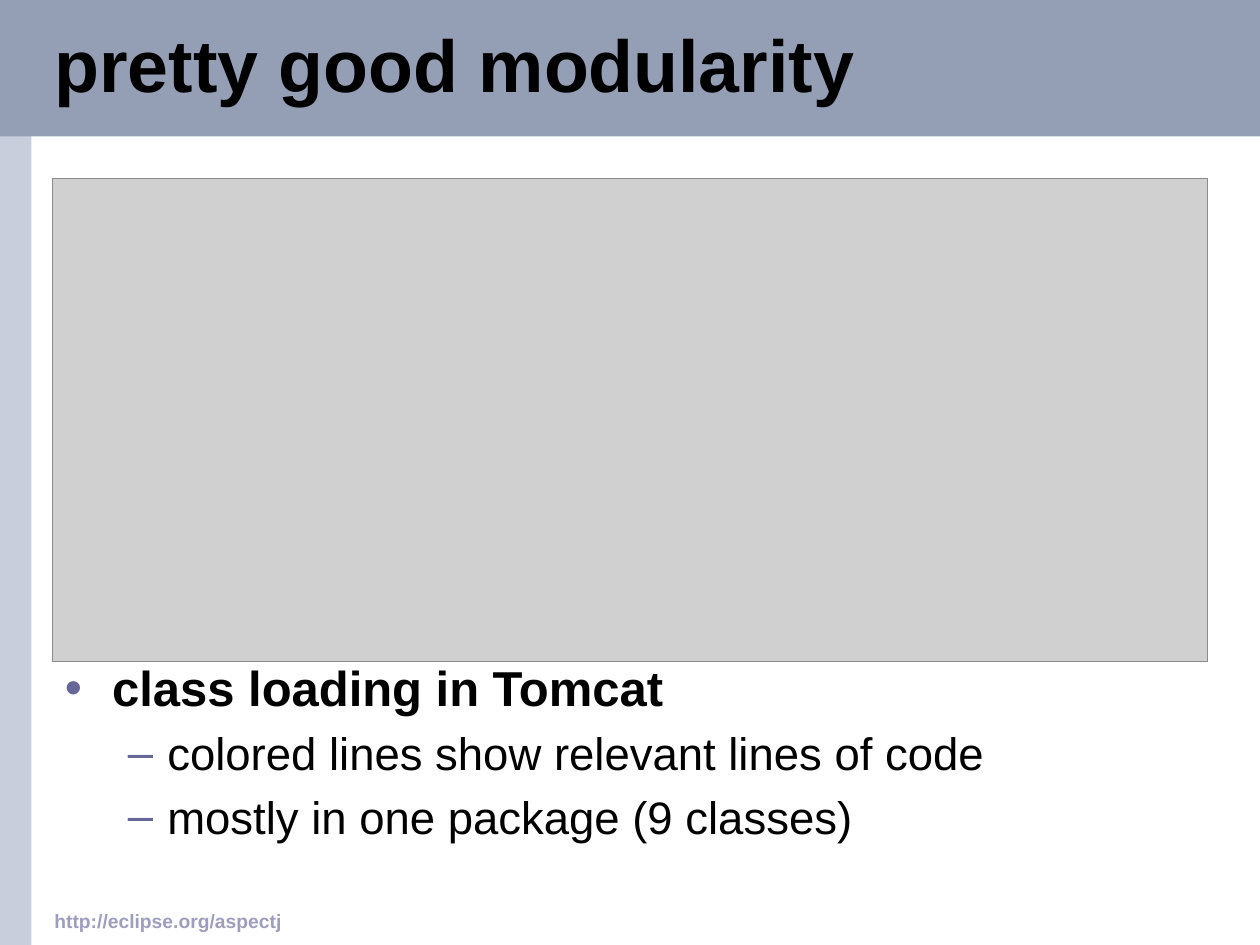
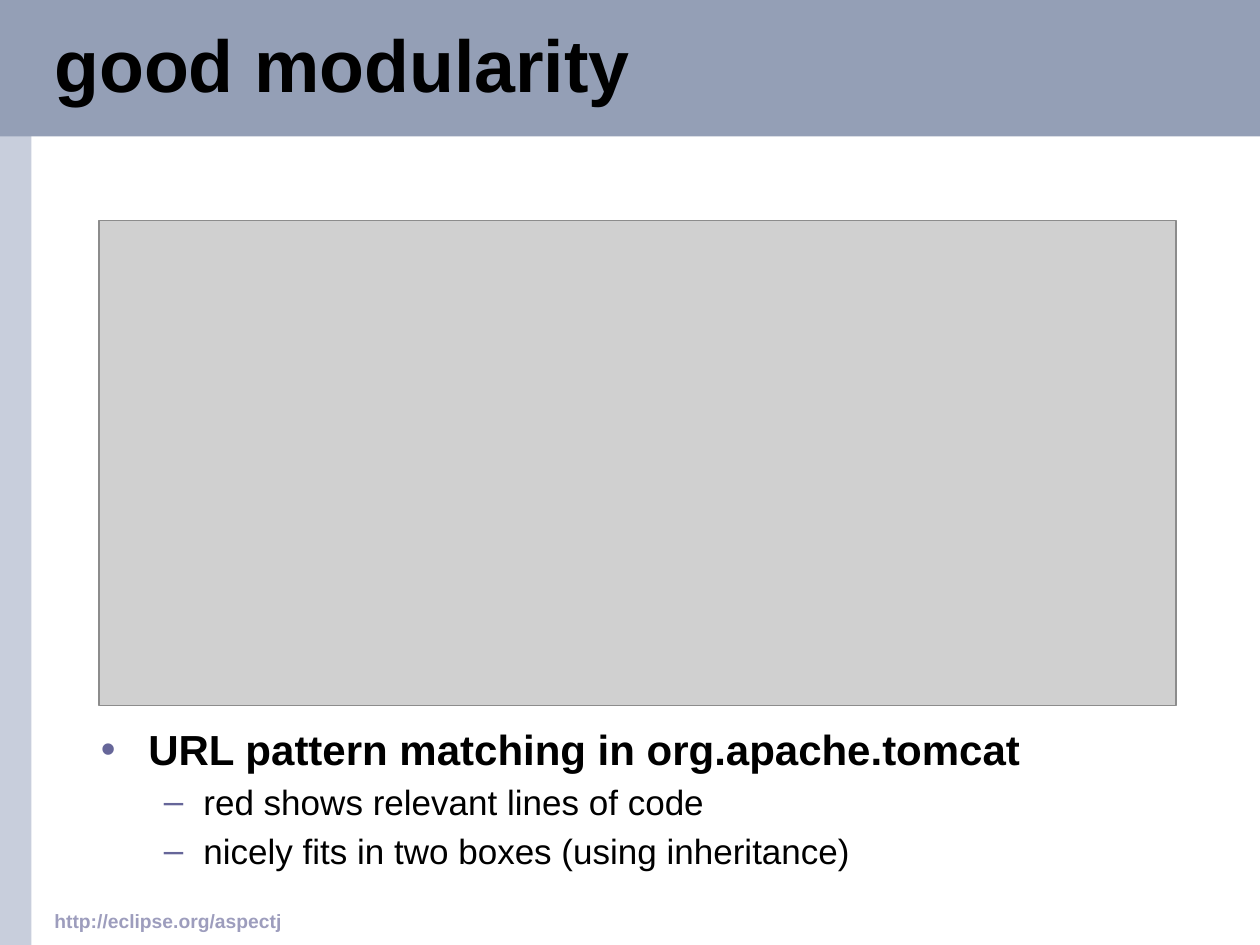
Before and after one commit to eclipse-aspectj/aspectj, a slide deck: slide 3 of docs/teaching/demos/oopsla2003.ppt. Drawn at 1260x945 pixels with LibreOffice and Linux fonts; fonts in the diff are those of the drawing; grey boxes stand for pictures; background and template pictures are left out. Boxes give left, top, right and bottom in pixels: in the first picture for what was removed or moved away, otherwise in the second. Text is boxed around its words. In the diff, an @@ line names an element or a change of style, - is before the commit and + after.

Commit message:
added credit for adoption slide, fixed tomcat slides

```diff
--- a/docs/teaching/demos/oopsla2003.ppt
+++ b/docs/teaching/demos/oopsla2003.ppt
@@ title at (54, 38, 629, 106): text changed @@
-pretty good modularity
+good modularity
@@ picture: place and size @@
-picture at (53, 179, 1208, 662)
+picture at (100, 220, 1177, 706)
@@ text at (148, 734, 1020, 871): text changed; size 26 to 20 pt @@
-• class loading in Tomcat
-  – colored lines show relevant lines of code
-  – mostly in one package (9 classes)
+• URL pattern matching in org.apache.tomcat
+  – red shows relevant lines of code
+  – nicely fits in two boxes (using inheritance)
```
Also in this commit, not shown: 2 other slides changed, 1 slide added, 1 slide removed.
